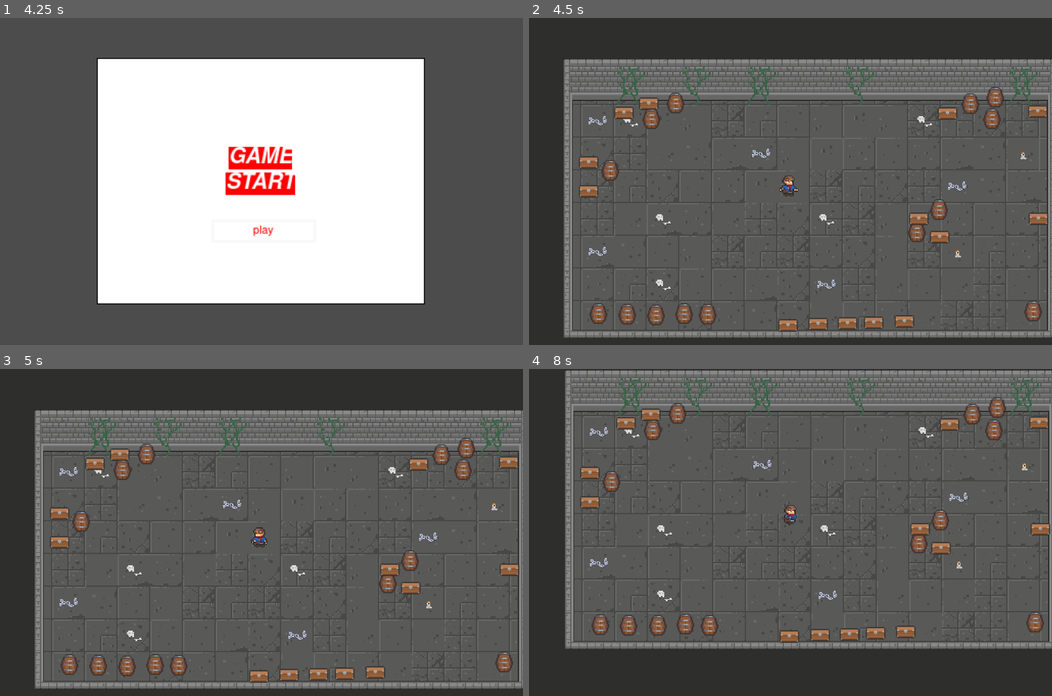
Above: before the commit, frames 1-4 (two rows, left to right).
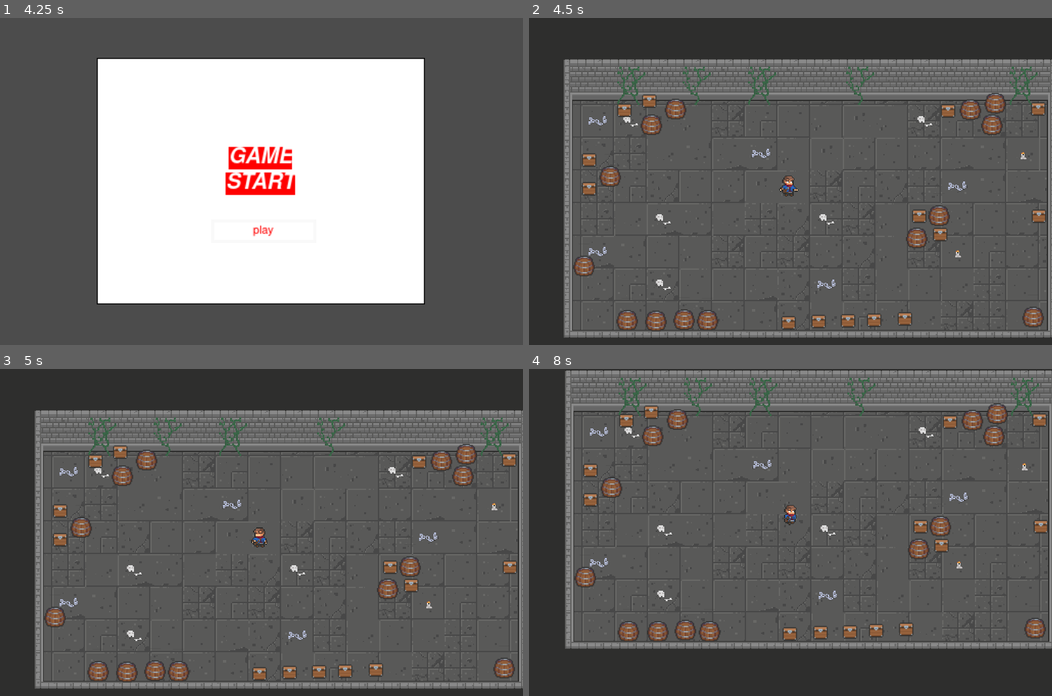
Above: after the commit, the same moments.

Repository: bandreetto/mimic-dungeon
Game: Godot game, scene res://scenes/main/main.tscn
Two runs of this game, one before a commit and one after it. Both use one fixed random seed, a clock stepped at 60 frames per second and the inputs below.
Inputs (mouse positions are in pixels of both pictures, inside the frame that each line leads up to):
- Up to frame 1 (4.25 s): tap Enter at 0.5, 2, 3.5 s; hold Right (ui_right) 0.53-1.28 s; tap Space (ui_select) at 0.77, 1.25, 1.52, 2.75, 3.02, 3.77 s; hold Down (ui_down) 1.28-2.03 s; hold Right (ui_right) 2.03-2.78 s; hold Up (ui_up) 2.78-3.53 s; hold Left (ui_left) from 3.53 s (still down)
- Up to frame 2 (4.5 s): release Left (ui_left) at 4.25 s; click (790, 240) at 4.25 s
- Up to frame 3 (5 s): no input
- Up to frame 4 (8 s): hold Left (ui_left) 5.03-5.78 s; tap Space (ui_select) at 5.27, 6.77, 7.52 s; hold Down (ui_down) 5.78-6.53 s; hold Right (ui_right) 6.53-7.28 s; hold Up (ui_up) from 7.28 s (still down)

Frame 1 is identical in both runs. In frame 2, 4.8% of the frame differs, in the area x 8-100%, y 21-96%; in frame 3, 4.8%; in frame 4, 4.8%, in the area x 8-100%, y 8-84%.

Commit message:
Fixing collision layers

Diff:
--- a/levels/level-1.tscn
+++ b/levels/level-1.tscn
@@ -26,6 +26,8 @@
 [node name="Miscellaneous" type="TileMap" parent="."]
 tile_set = ExtResource( 1 )
 cell_size = Vector2( 32, 32 )
+collision_layer = 8
+collision_mask = 0
 format = 1
 tile_data = PoolIntArray( 2, 3, 0, 4, 3, 1, 6, 3, 0, 9, 3, 0, 14, 3, 1, 65538, 3, 65536, 65540, 3, 65537, 65542, 3, 655 …(206 unchanged characters)…
 
@@ -49,13 +51,15 @@
 [node name="barrels" type="Node2D" parent="destroy"]
 
 [node name="barrel" parent="destroy/barrels" instance=ExtResource( 6 )]
-position = Vector2( 49.3891, 268.303 )
+position = Vector2( 35.1132, 215.98 )
+isMimic = true
 
 [node name="barrel2" parent="destroy/barrels" instance=ExtResource( 6 )]
 position = Vector2( 105.983, 269.299 )
 
 [node name="barrel3" parent="destroy/barrels" instance=ExtResource( 6 )]
 position = Vector2( 77.4826, 268.902 )
+isMimic = true
 
 [node name="barrel4" parent="destroy/barrels" instance=ExtResource( 6 )]
 position = Vector2( 133.059, 268.123 )
@@ -77,6 +81,7 @@
 
 [node name="barrel10" parent="destroy/barrels" instance=ExtResource( 6 )]
 position = Vector2( 434.755, 77.4356 )
+isMimic = true
 
 [node name="barrel11" parent="destroy/barrels" instance=ExtResource( 6 )]
 position = Vector2( 437.934, 56.2464 )
@@ -97,6 +102,7 @@
 
 [node name="chest2" parent="destroy/chests" instance=ExtResource( 5 )]
 position = Vector2( 293.565, 268.835 )
+isMimic = true
 
 [node name="chest3" parent="destroy/chests" instance=ExtResource( 5 )]
 position = Vector2( 319.028, 268.123 )
@@ -106,6 +112,7 @@
 
 [node name="chest5" parent="destroy/chests" instance=ExtResource( 5 )]
 position = Vector2( 348.727, 266.709 )
+isMimic = true
 
 [node name="chest6" parent="destroy/chests" instance=ExtResource( 5 )]
 position = Vector2( 480.249, 166.3 )
@@ -124,6 +131,7 @@
 
 [node name="chest11" parent="destroy/chests" instance=ExtResource( 5 )]
 position = Vector2( 39.5756, 111.338 )
+isMimic = true
 
 [node name="chest12" parent="destroy/chests" instance=ExtResource( 5 )]
 position = Vector2( 39.5756, 139.944 )
--- a/project.godot
+++ b/project.godot
@@ -64,6 +64,9 @@
 2d_physics/layer_1="player"
 2d_physics/layer_2="walls"
 2d_physics/layer_3="mimics"
+2d_physics/layer_4="objects"
+2d_physics/layer_5="PlayerHurtbox"
+2d_physics/layer_6="EnemyHurtbox"
 
 [rendering]
 
--- a/scenes/barrel/barrel.gd
+++ b/scenes/barrel/barrel.gd
@@ -1,8 +1,11 @@
 extends Node2D
+
+export var isMimic = false
 
 func _on_hurtbox_area_entered(area):
 	create_destroy_effect()
 	queue_free()
+	create_mimic_instance()
 
 func create_destroy_effect():
 	var scene = load("res://scenes/barrel/effect/barrelEffect.tscn")
@@ -11,3 +14,11 @@
 	var main = get_tree().current_scene
 	instance.global_position = global_position
 	main.add_child(instance)
+
+func create_mimic_instance():
+	if isMimic == true:
+		var scene = load("res://scenes/mimic/mimic1/mimic.tscn")
+		var instance = scene.instance()
+		var main = get_tree().current_scene
+		instance.global_position = global_position
+		main.add_child(instance)
--- a/scenes/barrel/barrel.tscn
+++ b/scenes/barrel/barrel.tscn
@@ -36,11 +36,12 @@
 script = ExtResource( 2 )
 
 [node name="StaticBody2D" type="StaticBody2D" parent="."]
+collision_layer = 4
 
 [node name="Sprite" type="AnimatedSprite" parent="StaticBody2D"]
 frames = SubResource( 4 )
 animation = "idle"
-frame = 2
+frame = 1
 playing = true
 
 [node name="CollisionShape2D" type="CollisionShape2D" parent="StaticBody2D"]
@@ -48,6 +49,8 @@
 shape = SubResource( 5 )
 
 [node name="hurtbox" type="Area2D" parent="."]
+collision_layer = 32
+collision_mask = 0
 
 [node name="CollisionShape2D" type="CollisionShape2D" parent="hurtbox"]
 position = Vector2( -0.749149, 5.24407 )
--- a/scenes/chest/chest.gd
+++ b/scenes/chest/chest.gd
@@ -1,9 +1,11 @@
 extends Node2D
+
+export var isMimic = false
 
 func _on_hutbox_area_entered(area):
 	create_destroy_effect()
 	queue_free()
-
+	create_mimic_instance()
 
 func create_destroy_effect():
 	var scene = load("res://scenes/chest/effect/chestEffect.tscn")
@@ -11,3 +13,11 @@
 	var main = get_tree().current_scene
 	instance.global_position = global_position
 	main.add_child(instance)
+
+func create_mimic_instance():
+	if isMimic == true:
+		var scene = load("res://scenes/mimic/mimic2/mimic2.tscn")
+		var instance = scene.instance()
+		var main = get_tree().current_scene
+		instance.global_position = global_position
+		main.add_child(instance)
--- a/scenes/chest/chest.tscn
+++ b/scenes/chest/chest.tscn
@@ -36,11 +36,12 @@
 script = ExtResource( 1 )
 
 [node name="StaticBody2D" type="StaticBody2D" parent="."]
+collision_layer = 8
 
 [node name="Sprite" type="AnimatedSprite" parent="StaticBody2D"]
 frames = SubResource( 4 )
 animation = "idle"
-frame = 1
+frame = 2
 playing = true
 
 [node name="CollisionShape2D" type="CollisionShape2D" parent="StaticBody2D"]
@@ -48,6 +49,8 @@
 shape = SubResource( 5 )
 
 [node name="hutbox" type="Area2D" parent="."]
+collision_layer = 32
+collision_mask = 0
 
 [node name="CollisionShape2D" type="CollisionShape2D" parent="hutbox"]
 position = Vector2( -0.749149, 8.98984 )
--- a/scenes/mimic/mimic1/mimic.gd
+++ b/scenes/mimic/mimic1/mimic.gd
@@ -1,26 +1,24 @@
 extends KinematicBody2D
 
+export var direction = 1
 var velocity = Vector2()
-export var isMimic = false
 var hitten = false
-export var direction = 1
+var knockback = Vector2.ZERO
 
 func _ready():
 	pass
 
 func _physics_process(delta):
-	$sprite.play('idle')
-
-	if isMimic and hitten:
-		$sprite.play('attack')
-		if is_on_wall():
-			direction = direction * -1
-
-		velocity.y += 2 * direction
-
-		velocity = move_and_slide(velocity, Vector2.ZERO)
+	knockback = knockback.move_toward(Vector2.ZERO, 100*delta)
+	knockback = move_and_slide(knockback)
+#	if is_on_wall():
+#		direction = direction * -1
+#
+#	velocity.y += 2 * direction
+#
+#	velocity = move_and_slide(velocity, Vector2.ZERO)
 
 
 func _on_hurtbox_area_entered(area):
-	print('entered')
-	$sprite.play('attack')
+
+	knockback = area.knockback_vector * 100
--- a/scenes/mimic/mimic1/mimic.tres
+++ b/scenes/mimic/mimic1/mimic.tres
@@ -1,81 +1,71 @@
-[gd_resource type="SpriteFrames" load_steps=14 format=2]
+[gd_resource type="SpriteFrames" load_steps=12 format=2]
 
 [ext_resource path="res://assets/mimic/Mimic Sprite Sheet.png" type="Texture" id=1]
+
+[sub_resource type="AtlasTexture" id=1]
+flags = 4
+atlas = ExtResource( 1 )
+region = Rect2( 32, 256, 32, 32 )
+
+[sub_resource type="AtlasTexture" id=2]
+flags = 4
+atlas = ExtResource( 1 )
+region = Rect2( 64, 256, 32, 32 )
 
 [sub_resource type="AtlasTexture" id=3]
 flags = 4
 atlas = ExtResource( 1 )
-region = Rect2( 64, 224, 32, 32 )
-
-[sub_resource type="AtlasTexture" id=1]
-flags = 4
-atlas = ExtResource( 1 )
-region = Rect2( 0, 224, 32, 32 )
-
-[sub_resource type="AtlasTexture" id=2]
-flags = 4
-atlas = ExtResource( 1 )
-region = Rect2( 32, 224, 32, 32 )
+region = Rect2( 0, 320, 32, 32 )
 
 [sub_resource type="AtlasTexture" id=4]
 flags = 4
 atlas = ExtResource( 1 )
-region = Rect2( 96, 224, 32, 32 )
+region = Rect2( 32, 320, 32, 32 )
 
 [sub_resource type="AtlasTexture" id=5]
 flags = 4
 atlas = ExtResource( 1 )
-region = Rect2( 64, 256, 32, 32 )
+region = Rect2( 64, 320, 32, 32 )
 
 [sub_resource type="AtlasTexture" id=6]
 flags = 4
 atlas = ExtResource( 1 )
-region = Rect2( 96, 288, 32, 32 )
+region = Rect2( 96, 320, 32, 32 )
 
 [sub_resource type="AtlasTexture" id=7]
 flags = 4
 atlas = ExtResource( 1 )
-region = Rect2( 160, 288, 32, 32 )
+region = Rect2( 96, 224, 32, 32 )
 
 [sub_resource type="AtlasTexture" id=8]
 flags = 4
 atlas = ExtResource( 1 )
-region = Rect2( 0, 320, 32, 32 )
+region = Rect2( 64, 256, 32, 32 )
 
 [sub_resource type="AtlasTexture" id=9]
 flags = 4
 atlas = ExtResource( 1 )
-region = Rect2( 32, 320, 32, 32 )
+region = Rect2( 96, 288, 32, 32 )
 
 [sub_resource type="AtlasTexture" id=10]
 flags = 4
 atlas = ExtResource( 1 )
-region = Rect2( 64, 320, 32, 32 )
-
-[sub_resource type="AtlasTexture" id=11]
-flags = 4
-atlas = ExtResource( 1 )
-region = Rect2( 96, 320, 32, 32 )
-
-[sub_resource type="AtlasTexture" id=12]
-flags = 4
-atlas = ExtResource( 1 )
-region = Rect2( 128, 320, 32, 32 )
+region = Rect2( 160, 288, 32, 32 )
 
 [resource]
 animations = [ {
-"frames": [ SubResource( 3 ), SubResource( 1 ), SubResource( 2 ) ],
+"frames": [ SubResource( 1 ), SubResource( 2 ) ],
 "loop": true,
-"name": "idle",
+"name": "hitten",
+"speed": 2.0
+}, {
+"frames": [ SubResource( 3 ), SubResource( 4 ), SubResource( 5 ), SubResource( 6 ) ],
+"loop": true,
+"name": "die",
 "speed": 5.0
 }, {
-"frames": [ SubResource( 4 ), SubResource( 5 ), SubResource( 6 ), SubResource( 7 ) ],
+"frames": [ SubResource( 7 ), SubResource( 8 ), SubResource( 9 ), SubResource( 10 ) ],
 "loop": true,
 "name": "attack",
 "speed": 5.0
-}, {
-"frames": [ SubResource( 8 ), SubResource( 9 ), SubResource( 10 ), SubResource( 11 ), SubResource( 12 ) ],
-"loop": true,
-"name": "die",
-"speed": 5.0
 } ]
--- a/scenes/mimic/mimic1/mimic.tscn
+++ b/scenes/mimic/mimic1/mimic.tscn
@@ -4,36 +4,34 @@
 [ext_resource path="res://scenes/mimic/mimic1/mimic.tres" type="SpriteFrames" id=2]
 
 [sub_resource type="RectangleShape2D" id=1]
-extents = Vector2( 11.7597, 10.991 )
+extents = Vector2( 7.04179, 6.246 )
 
 [sub_resource type="CapsuleShape2D" id=2]
-radius = 25.5018
+radius = 15.7182
 height = 0.0
 
 [node name="mimic" type="KinematicBody2D"]
-position = Vector2( -9.11334, -4.65241 )
+position = Vector2( -41.6551, 10.031 )
 collision_layer = 4
 collision_mask = 2147483649
 script = ExtResource( 1 )
-__meta__ = {
-"_edit_group_": true
-}
 
 [node name="sprite" type="AnimatedSprite" parent="."]
-position = Vector2( 159.299, 139.707 )
-scale = Vector2( 1.42251, 1.46189 )
+scale = Vector2( 1.01438, 0.966951 )
 frames = ExtResource( 2 )
-animation = "idle"
-frame = 1
+animation = "attack"
+frame = 3
 playing = true
 
 [node name="CollisionShape2D" type="CollisionShape2D" parent="."]
-position = Vector2( 157.878, 147.461 )
+position = Vector2( 0, 4.00452 )
 shape = SubResource( 1 )
 
 [node name="hurtbox" type="Area2D" parent="."]
+collision_layer = 32
+collision_mask = 0
 
 [node name="CollisionShape2D" type="CollisionShape2D" parent="hurtbox"]
-position = Vector2( 157.569, 146.674 )
+position = Vector2( 1.52588e-05, 2.00226 )
 shape = SubResource( 2 )
 [connection signal="area_entered" from="hurtbox" to="." method="_on_hurtbox_area_entered"]
--- a/scenes/mimic/mimic2/mimic2.gd
+++ b/scenes/mimic/mimic2/mimic2.gd
@@ -1,5 +1,20 @@
 extends KinematicBody2D
 
+var knockback = Vector2.ZERO
+
+func _ready():
+	pass
 
 func _physics_process(delta):
-	$sprite.play('idle')
+	knockback = knockback.move_toward(Vector2.ZERO, 100*delta)
+	knockback = move_and_slide(knockback)
+#	if is_on_wall():
+#		direction = direction * -1
+#
+#	velocity.y += 2 * direction
+#
+#	velocity = move_and_slide(velocity, Vector2.ZERO)
+
+
+func _on_hurtbox_area_entered(area):
+	knockback = area.knockback_vector * 100
--- a/scenes/mimic/mimic2/mimic2.tres
+++ b/scenes/mimic/mimic2/mimic2.tres
@@ -1,86 +1,66 @@
-[gd_resource type="SpriteFrames" load_steps=15 format=2]
+[gd_resource type="SpriteFrames" load_steps=12 format=2]
 
 [ext_resource path="res://assets/mimic/Mimic Sprite Sheet.png" type="Texture" id=1]
 
 [sub_resource type="AtlasTexture" id=1]
 flags = 4
 atlas = ExtResource( 1 )
-region = Rect2( 32, 0, 32, 32 )
+region = Rect2( 32, 96, 32, 32 )
 
 [sub_resource type="AtlasTexture" id=2]
 flags = 4
 atlas = ExtResource( 1 )
-region = Rect2( 0, 0, 32, 32 )
+region = Rect2( 64, 96, 32, 32 )
 
 [sub_resource type="AtlasTexture" id=3]
 flags = 4
 atlas = ExtResource( 1 )
-region = Rect2( 64, 0, 32, 32 )
+region = Rect2( 96, 96, 32, 32 )
 
-[sub_resource type="AtlasTexture" id=14]
+[sub_resource type="AtlasTexture" id=4]
+flags = 4
+atlas = ExtResource( 1 )
+region = Rect2( 128, 96, 32, 32 )
+
+[sub_resource type="AtlasTexture" id=5]
+flags = 4
+atlas = ExtResource( 1 )
+region = Rect2( 160, 96, 32, 32 )
+
+[sub_resource type="AtlasTexture" id=6]
 flags = 4
 atlas = ExtResource( 1 )
 region = Rect2( 64, 64, 32, 32 )
 
-[sub_resource type="AtlasTexture" id=15]
+[sub_resource type="AtlasTexture" id=7]
 flags = 4
 atlas = ExtResource( 1 )
 region = Rect2( 0, 32, 32, 32 )
 
-[sub_resource type="AtlasTexture" id=16]
+[sub_resource type="AtlasTexture" id=8]
 flags = 4
 atlas = ExtResource( 1 )
 region = Rect2( 32, 32, 32, 32 )
 
-[sub_resource type="AtlasTexture" id=17]
+[sub_resource type="AtlasTexture" id=9]
 flags = 4
 atlas = ExtResource( 1 )
 region = Rect2( 64, 32, 32, 32 )
 
-[sub_resource type="AtlasTexture" id=8]
+[sub_resource type="AtlasTexture" id=10]
 flags = 4
 atlas = ExtResource( 1 )
 region = Rect2( 96, 64, 32, 32 )
 
-[sub_resource type="AtlasTexture" id=9]
-flags = 4
-atlas = ExtResource( 1 )
-region = Rect2( 32, 96, 32, 32 )
-
-[sub_resource type="AtlasTexture" id=10]
-flags = 4
-atlas = ExtResource( 1 )
-region = Rect2( 64, 96, 32, 32 )
-
-[sub_resource type="AtlasTexture" id=11]
-flags = 4
-atlas = ExtResource( 1 )
-region = Rect2( 96, 96, 32, 32 )
-
-[sub_resource type="AtlasTexture" id=12]
-flags = 4
-atlas = ExtResource( 1 )
-region = Rect2( 128, 96, 32, 32 )
-
-[sub_resource type="AtlasTexture" id=13]
-flags = 4
-atlas = ExtResource( 1 )
-region = Rect2( 160, 96, 32, 32 )
-
 [resource]
 animations = [ {
-"frames": [ SubResource( 1 ), SubResource( 2 ), SubResource( 3 ) ],
+"frames": [ SubResource( 1 ), SubResource( 2 ), SubResource( 3 ), SubResource( 4 ), SubResource( 5 ) ],
 "loop": true,
-"name": "idle",
+"name": "die",
 "speed": 5.0
 }, {
-"frames": [ SubResource( 14 ), SubResource( 15 ), SubResource( 16 ), SubResource( 17 ), SubResource( 8 ) ],
+"frames": [ SubResource( 6 ), SubResource( 7 ), SubResource( 8 ), SubResource( 9 ), SubResource( 10 ) ],
 "loop": true,
 "name": "attack",
 "speed": 5.0
-}, {
-"frames": [ SubResource( 9 ), SubResource( 10 ), SubResource( 11 ), SubResource( 12 ), SubResource( 13 ) ],
-"loop": true,
-"name": "die",
-"speed": 5.0
 } ]
--- a/scenes/mimic/mimic2/mimic2.tscn
+++ b/scenes/mimic/mimic2/mimic2.tscn
@@ -1,28 +1,37 @@
-[gd_scene load_steps=4 format=2]
+[gd_scene load_steps=5 format=2]
 
 [ext_resource path="res://scenes/mimic/mimic2/mimic2.tres" type="SpriteFrames" id=1]
 [ext_resource path="res://scenes/mimic/mimic2/mimic2.gd" type="Script" id=2]
 
-
 [sub_resource type="RectangleShape2D" id=1]
 extents = Vector2( 10.1207, 8.05523 )
 
+[sub_resource type="CapsuleShape2D" id=2]
+radius = 16.1079
+height = 5.11656
+
 [node name="mimic2" type="KinematicBody2D"]
-position = Vector2( -0.840912, -2.5227 )
 collision_layer = 4
 collision_mask = 0
 script = ExtResource( 2 )
-__meta__ = {
-"_edit_group_": true
-}
 
 [node name="sprite" type="AnimatedSprite" parent="."]
-position = Vector2( 64.3851, 50.2047 )
 scale = Vector2( 1.49928, 1.38103 )
 frames = ExtResource( 1 )
-animation = "idle"
+animation = "attack"
+frame = 2
 playing = true
 
 [node name="CollisionShape2D" type="CollisionShape2D" parent="."]
-position = Vector2( 64.0985, 61.4038 )
+position = Vector2( -0.793701, 11.9055 )
 shape = SubResource( 1 )
+
+[node name="hurtbox" type="Area2D" parent="."]
+collision_layer = 32
+collision_mask = 0
+
+[node name="CollisionShape2D" type="CollisionShape2D" parent="hurtbox"]
+position = Vector2( -1.19055, 6.34961 )
+shape = SubResource( 2 )
+[connection signal="area_entered" from="hurtbox" to="." method="_on_hurtbox_area_entered"]
+[connection signal="area_entered" from="hurtbox" to="." method="_on_hutbox_area_entered"]
--- /dev/null
+++ b/scenes/player/Swordhit.gd
@@ -0,0 +1,6 @@
+extends Area2D
+
+var knockback_vector = Vector2.ZERO
+
+func _ready():
+	pass # Replace with function body.
--- a/scenes/player/player.gd
+++ b/scenes/player/player.gd
@@ -4,10 +4,11 @@
 const SPEED = 100
 
 var animationPlayer = null
+onready var swordHitbox = $Sprite/Swordhit
 
 func _ready():
 	animationPlayer = $AnimationPlayer
-
+	swordHitbox.knockback_vector = Vector2.ZERO
 
 func _physics_process(delta):
 	if Input.is_action_just_released("ui_select"):
@@ -18,17 +19,21 @@
 		if Input.is_action_pressed("ui_up"):
 			velocity.y = -SPEED
 			animationPlayer.play('walk')
+			swordHitbox.knockback_vector = Vector2.UP
 		elif Input.is_action_pressed("ui_down"):
 			velocity.y = SPEED
 			animationPlayer.play('walk')
+			swordHitbox.knockback_vector = Vector2.DOWN
 		elif Input.is_action_pressed("ui_right"):
 			velocity.x = SPEED
 			animationPlayer.play('walk')
 			$Sprite.scale.x = 1
+			swordHitbox.knockback_vector = Vector2.RIGHT
 		elif Input.is_action_pressed("ui_left"):
 			velocity.x = -SPEED
 			animationPlayer.play('walk')
 			$Sprite.scale.x = -1
+			swordHitbox.knockback_vector = Vector2.LEFT
 		else:
 			animationPlayer.play('idle')
 
--- a/scenes/player/player.tscn
+++ b/scenes/player/player.tscn
@@ -1,10 +1,11 @@
-[gd_scene load_steps=8 format=2]
+[gd_scene load_steps=9 format=2]
 
 [ext_resource path="res://scenes/player/player.gd" type="Script" id=1]
 [ext_resource path="res://assets/player/adventurer-sprite-sheet.png" type="Texture" id=2]
+[ext_resource path="res://scenes/player/Swordhit.gd" type="Script" id=3]
 
 [sub_resource type="RectangleShape2D" id=1]
-extents = Vector2( 4.62658, 8.58698 )
+extents = Vector2( 6.38531, 8.58698 )
 
 [sub_resource type="RectangleShape2D" id=2]
 extents = Vector2( 4.41628, 4.47641 )
@@ -82,6 +83,9 @@
 frame = 27
 
 [node name="Swordhit" type="Area2D" parent="Sprite"]
+collision_layer = 0
+collision_mask = 32
+script = ExtResource( 3 )
 
 [node name="SwordCollision" type="CollisionShape2D" parent="Sprite/Swordhit"]
 position = Vector2( 12.1737, 5.24408 )
